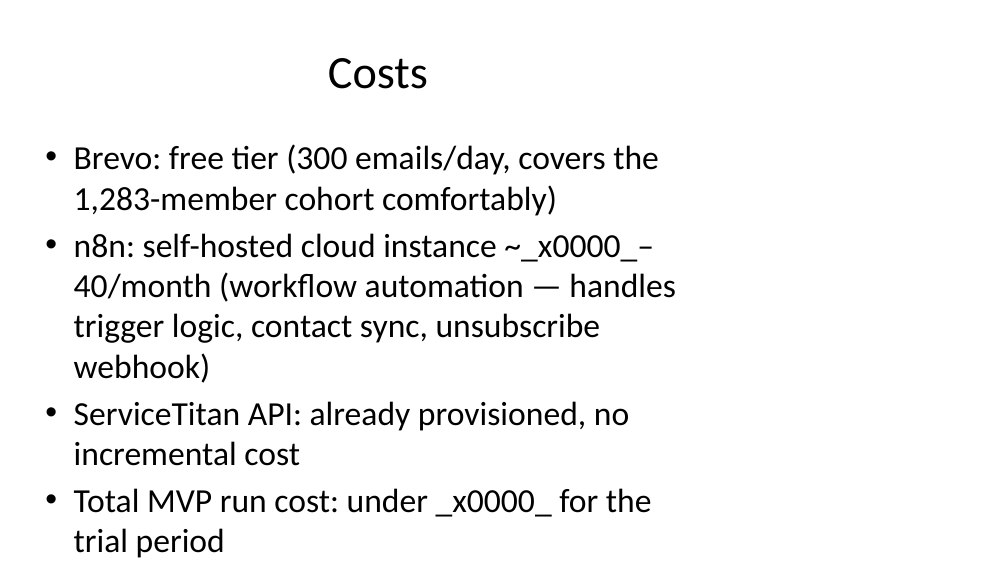
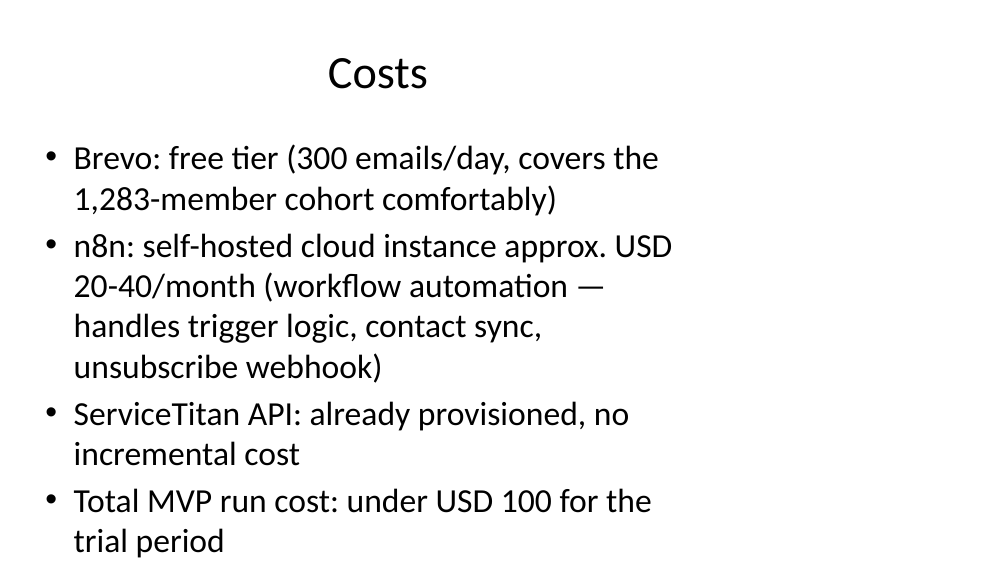
Before and after one commit to Harley-abaTRADES/abatrades-pages, a slide deck: slide 6 of clv-report/clv-deck.pptx. Drawn at 1008x567 pixels with LibreOffice and Linux fonts; fonts in the diff are those of the drawing. Boxes give left, top, right and bottom in pixels: in the first picture for what was removed or moved away, otherwise in the second. Text is boxed around its words. In the diff, an @@ line names an element or a change of style, - is before the commit and + after.

Commit message:
CLV report - aba TRADES (deck + report/pptx)

```diff
--- a/clv-report/clv-deck.pptx
+++ b/clv-report/clv-deck.pptx
@@ text at (x1=74, y1=233, x2=673, y2=383): text changed @@
-• n8n: self-hosted cloud instance ~_x0000_–40/month (workflow automation — handles trigger logic, contact sync, unsubscribe webhook)
+• n8n: self-hosted cloud instance approx. USD 20-40/month (workflow automation — handles trigger logic, contact sync, unsubscribe webhook)
@@ text at (x1=74, y1=488, x2=652, y2=513): text changed @@
-• Total MVP run cost: under _x0000_ for the trial period
+• Total MVP run cost: under USD 100 for the trial period
```
Also in this commit, not shown: 1 other file.
